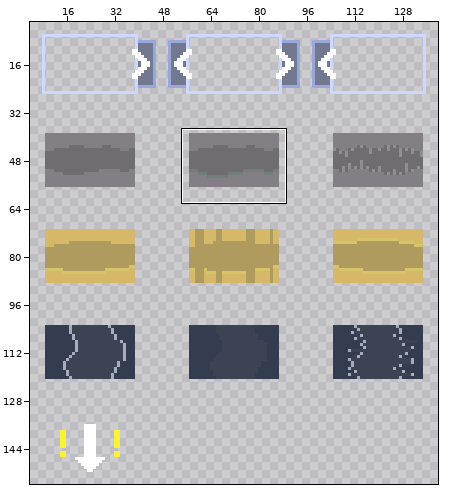
Sprite sheet, stored at DeepDownBelow-main/DeepDownBelow/asset/sprites/mapSprite/cavesSelect.png. Above: a wide view before the commit, with the close-up outlined.
Close-up. Before:
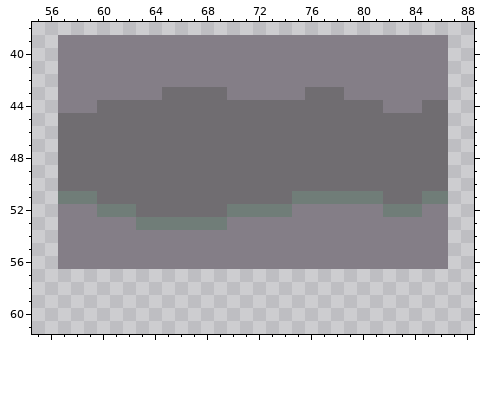
The file is 144x160 pixels. Colours within 5 levels of each other are drawn and written as one. Shown: x 55..88, y 38..61. The wide view leaves out empty margins.
Once edited:
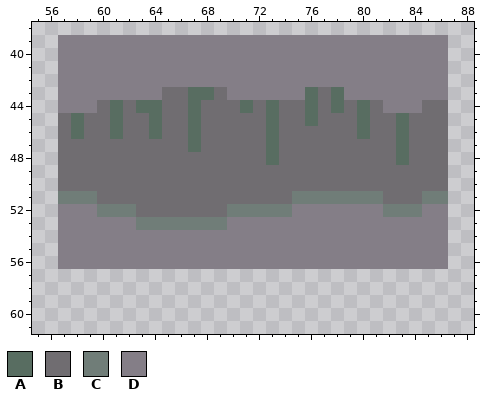
Palette (. is transparent): A #586d61  B #706d71  C #707d78  D #847e87
Edits made:
y 43: x 67..68 BB -> AA; x 76 B -> A; x 78 B -> A
y 44: x 61 B -> A; x 63..64 BB -> AA; x 67 B -> A; x 71 B -> A; x 73 B -> A; x 76 B -> A; x 78 B -> A; x 80 B -> A
y 45: x 58 B -> A; x 61 B -> A; x 64 B -> A; x 67 B -> A; x 73 B -> A; x 76 B -> A; x 80 B -> A; x 83 B -> A
y 46: x 58 B -> A; x 61 B -> A; x 64 B -> A; x 67 B -> A; x 73 B -> A; x 80 B -> A; x 83 B -> A
y 47: x 67 B -> A; x 73 B -> A; x 83 B -> A
y 48: x 73 B -> A; x 83 B -> A
